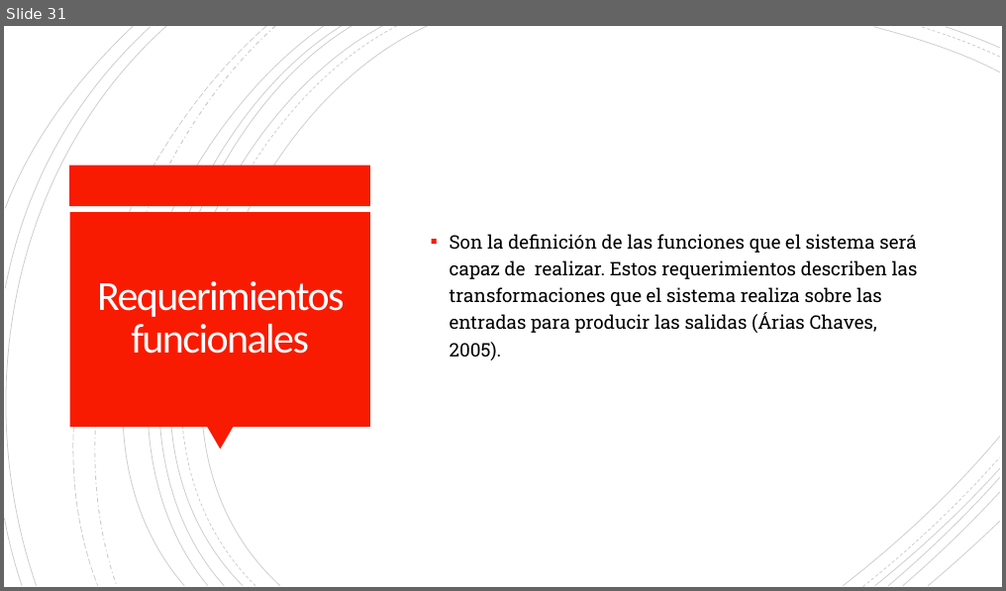
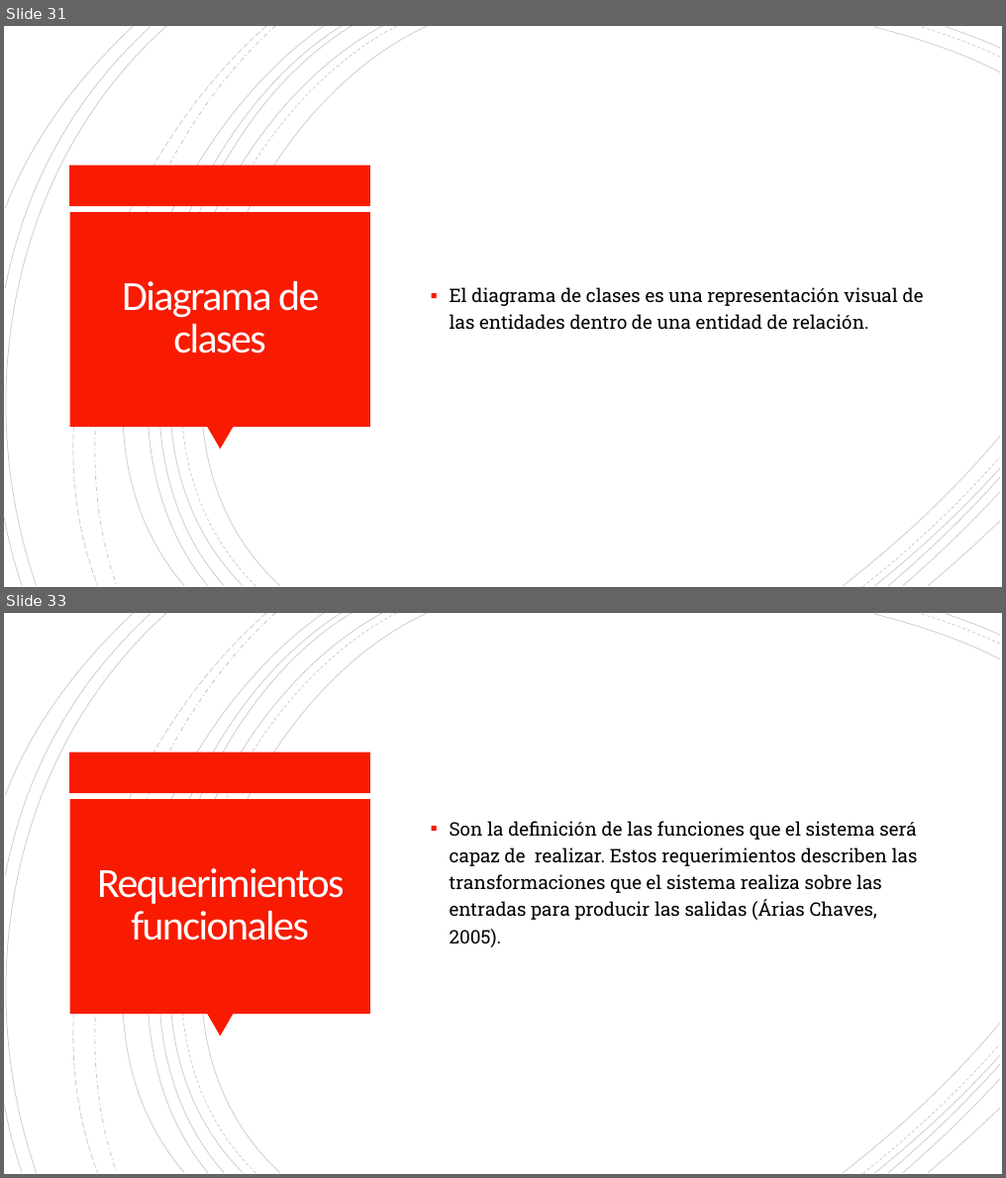
Before and after one commit to Dillan444/PROYECTO_SENA, a slide deck: PLANTEAMIENTO_DEL_PROBLEMA.pptx. Shown one above the other, each under a label of ours: slide 31 before the commit, slides 31 and 33 after it; the slides between them are not shown. The pictures are 1006x591 and 1006x1178 pixels, drawn with LibreOffice and Linux fonts; fonts in the diff are those of the drawing. Boxes give left, top, right and bottom in pixels: in the first picture for what was removed or moved away, otherwise in the second. Text is boxed around its words. In the diff, an @@ line names an element or a change of style, - is before the commit and + after.

Commit message:
Doc:Diagrama_clases_v16
Se agrega dos diapositivas de diagramas de clases a la presentación

```diff
--- a/PLANTEAMIENTO_DEL_PROBLEMA.pptx
+++ b/PLANTEAMIENTO_DEL_PROBLEMA.pptx
@@ slide 31 added at (4, 26, 1002, 587), background #FFFFFF; not listed: 24 template elements that a slide beside it also shows @@
@@ title added at (122, 281, 319, 354), 40 pt, text #FFFEFF @@
+Diagrama de clases
@@ text added at (450, 287, 924, 329), 18 pt, text #000000 @@
+▪ El diagrama de clases es una representación visual de las entidades dentro de una entidad de relación.
@@ what was slide 31 is now slide 33 @@
```
Also in this commit, not shown: 1 other slide added.
